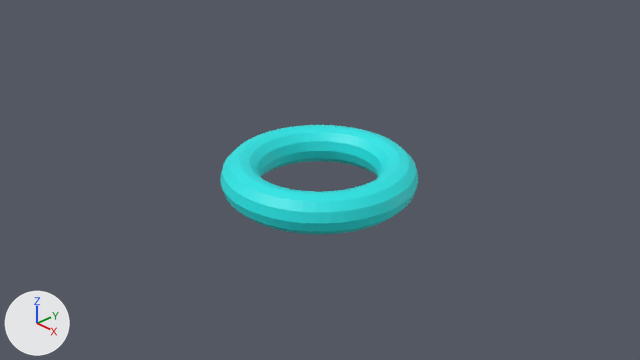
Renders of the Blender file Models/object1.blend from each side of a commit.
Both versions are drawn from the file's camera 'Camera'. Lighting does not change. The marker at lower left points along +X, +Y and +Z.

The first picture shows 'TorusObject'.
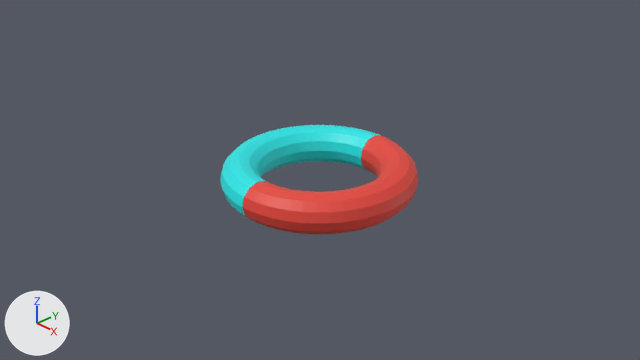
Commit message: Added a second material to TorusMesh, assigning half of the torus to it

Edits to the scene script, one JSON object a line:
```json
{"op": "add", "block": "mat_material_002", "code": ["mat_material_002 = principled_material('Material.002')", "mat_material_002.base_color = (0.8, 0.0611, 0.0425)  # red #e7463a"]}
{"block": "me_torusmesh", "where": "me_torusmesh.from_pydata(...)  # 576 vertices, 576 faces; spans x -1.25..1.25, y -1.25..1.25, z -0.25..0.25"}
{"block": "me_torusmesh", "where": "# used by ob_torusobject; location = (0.0, 0.0, 0.0)"}
{"block": "me_torusmesh", "change": "me_torusmesh part 1: all 288 faces centred in x 0.05..1.23, y -1.23..1.23, z -0.23..0.23 switch from mat_material_001 (cyan #1fe7e7) to mat_material_002 (red #e7463a)"}
```

Pixel boxes (x1, y1, x2, y2) of what changed, in the pictures (640 x 360 px):
```json
{"part": 1, "of": "me_torusmesh", "change": "recoloured", "before": [242, 135, 418, 235], "after": [242, 135, 418, 235], "on screen": "cyan to red"}
```
